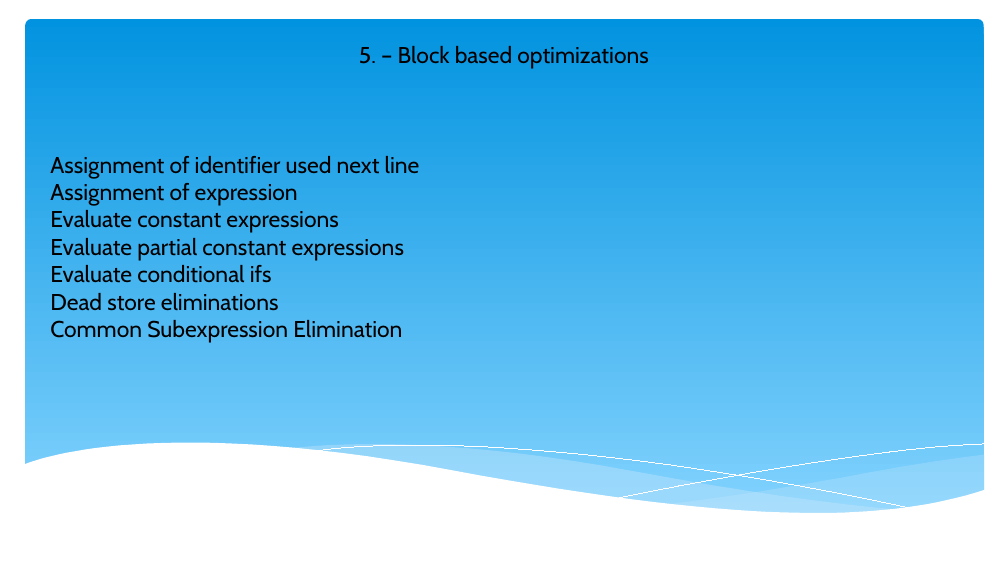
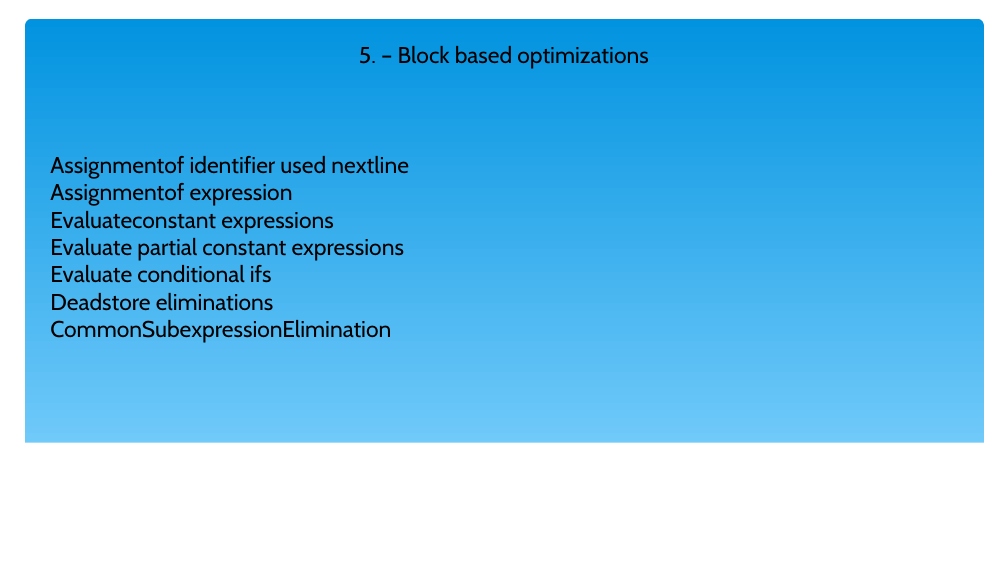
Before and after one commit to ciplogic/CodeRefractor, a slide deck: slide 7 of Documentation/Slides.pptx. Drawn at 1008x567 pixels with LibreOffice and Linux fonts; fonts in the diff are those of the drawing. Boxes give left, top, right and bottom in pixels: in the first picture for what was removed or moved away, otherwise in the second. Text is boxed around its words. In the diff, an @@ line names an element or a change of style, - is before the commit and + after.

```diff
--- a/Documentation/Slides.pptx
+++ b/Documentation/Slides.pptx
@@ rounded rectangle added at bbox=[26, 19, 984, 223], fill gradient #0293E0 to #83D3FE @@
@@ rectangle added at bbox=[24, 139, 986, 249], fill #FFFFFF @@
@@ rectangle added at bbox=[289, 140, 900, 210], fill #C6E7FC @@
@@ text at bbox=[50, 156, 409, 234]: spaces changed @@
-Assignment of identifier used next line
-Assignment of expression
-Evaluate constant expressions
+Assignmentof identifier used nextline
+Assignmentof expression
+Evaluateconstant expressions
@@ text at bbox=[50, 293, 391, 343]: spaces changed @@
-Dead store eliminations
-Common Subexpression Elimination
+Deadstore eliminations
+CommonSubexpressionElimination
@@ group removed at bbox=[24, 443, 986, 552]: 5 freeform shapes @@
@@ rectangle added at bbox=[24, 443, 986, 552], fill #FFFFFF @@
@@ rectangle added at bbox=[668, 455, 985, 514], fill #C6E7FC @@
```
Also in this commit, not shown: 12 other slides changed, 5 other files.
